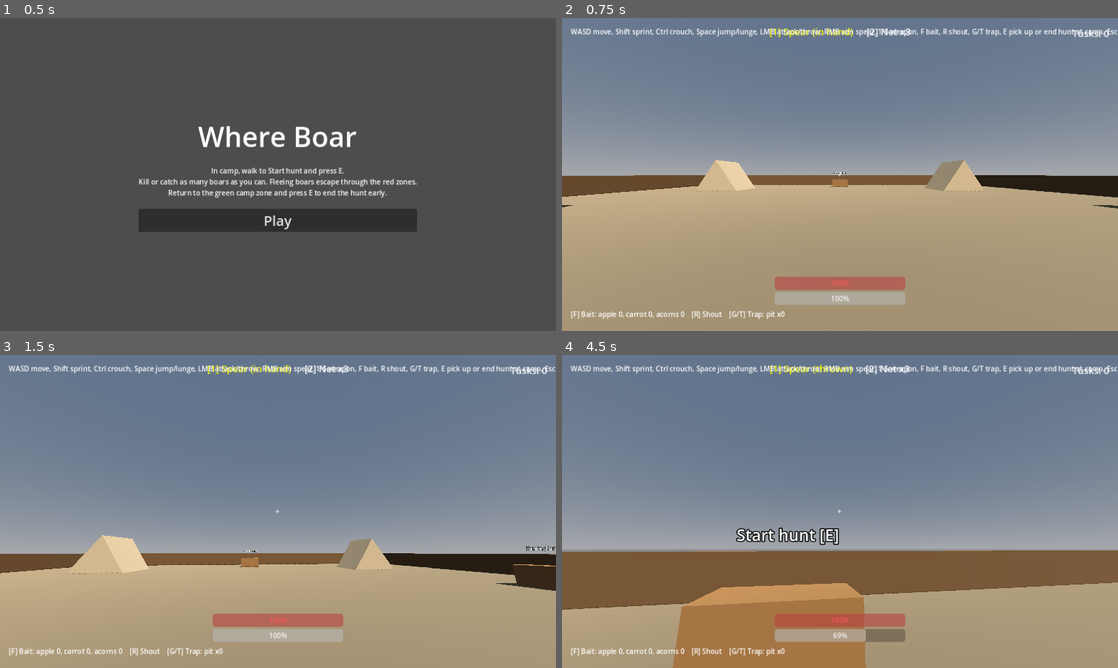
Above: before the commit, frames 1-4 (two rows, left to right).
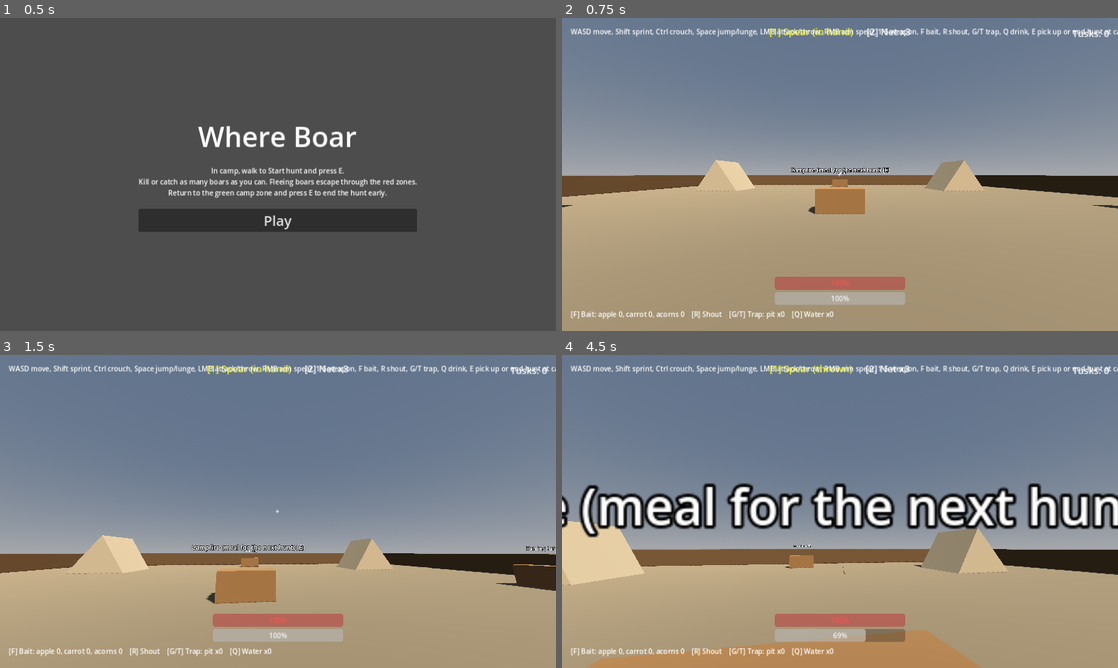
Above: after the commit, the same moments.

Repository: bageus/where-boar
Game: Godot game, scene res://game/bootstrap/app/main.tscn
Two runs of this game, one before a commit and one after it. Both use one fixed random seed, a clock stepped at 60 frames per second and the inputs below.
Inputs (mouse positions are in pixels of both pictures, inside the frame that each line leads up to):
- Up to frame 1 (0.5 s): no input
- Up to frame 2 (0.75 s): click "Play" at 0.5 s
- Up to frame 3 (1.5 s): tap Enter at 1.25 s; move the mouse to (305, 511) at 1.27 s; hold W (move_forward) from 1.28 s (still down); hold Right mouse button (aim) from 1.28 s (still down)
- Up to frame 4 (4.5 s): keep holding W (move_forward); tap Space (jump) at 1.52, 1.82, 2.27, 2.57, 3.77, 4.07 s; click (867, 511) at 1.55 s; move the mouse to (812, 511) at 2.02 s; release Right mouse button (aim) at 2.03 s; click (812, 511) at 2.1 s; tap F (bait) at 2.3 s; move the mouse to (851, 505) at 2.77 s; hold F (bait) 2.78-3.53 s; tap Ctrl (crouch) at 3.05, 3.6 s; move the mouse to (834, 517) at 3.52 s; tap R (shout) at 3.8 s; move the mouse to (878, 514) at 4.27 s; hold R (shout) from 4.28 s (still down)

Frame 1 is identical in both runs. In frame 2, 1.3% of the frame differs, in the area x 41-100%, y 3-96%; in frame 3, 1.8%; in frame 4, 30%, in the area x 0-100%, y 3-100%.

Commit message:
P3-009: campfire meals and water bag
Co-Authored-By: Claude Opus 5.5 <noreply@anthropic.com>
Claude-Session: https://claude.ai/code/session_01XSFBnjFKXLtHPaufcuGWLw

Diff:
--- a/game/features/hunter/domain/loadout.gd
+++ b/game/features/hunter/domain/loadout.gd
@@ -21,6 +21,12 @@
 ## Trap item ids in the order G cycles through them (M015).
 const TRAP_IDS := ["item_pit", "item_snare", "item_tripwire", "item_cage", "item_fence"]
 
+## Camp meals and their stamina bonus, the best first; the best one in stock is eaten (M012, ASSUMPTION).
+const MEALS := {"item_feast": 50.0, "item_roast": 35.0, "item_stew": 20.0}
+const WATER_BAG_ID := "item_water_bag"
+## Sips per hunt; the bag is refilled free in camp (ASSUMPTION).
+const WATER_SIPS := 3
+
 var spear_in_hand := true
 var nets := START_NETS
 var arrows := START_ARROWS
@@ -32,6 +38,8 @@
 var traps: Dictionary = {}
 ## Index into TRAP_IDS of the trap T places.
 var trap_index := 0
+var water_sips := 0
+var _meals: Dictionary = {}
 var _bought: Array[Weapon] = []
 
 
@@ -47,6 +55,10 @@
 	traps.clear()
 	for item_id in TRAP_IDS:
 		traps[item_id] = items.get(item_id, 0)
+	_meals.clear()
+	for item_id in MEALS:
+		_meals[item_id] = items.get(item_id, 0)
+	water_sips = WATER_SIPS if items.get(WATER_BAG_ID, 0) > 0 else 0
 
 
 func has(weapon: Weapon) -> bool:
@@ -111,3 +123,20 @@
 	traps[item_id] -= 1
 	used[item_id] = used.get(item_id, 0) + 1
 	return item_id
+
+
+## Eats the best meal in stock before a hunt; returns its stamina bonus, 0 without one.
+func eat_best_meal() -> float:
+	for item_id in MEALS:
+		if _meals[item_id] > 0:
+			_meals[item_id] -= 1
+			used[item_id] = used.get(item_id, 0) + 1
+			return MEALS[item_id]
+	return 0.0
+
+
+func drink() -> bool:
+	if water_sips == 0:
+		return false
+	water_sips -= 1
+	return true
--- a/game/features/hunter/domain/stamina.gd
+++ b/game/features/hunter/domain/stamina.gd
@@ -10,6 +10,8 @@
 ## After running dry, sprint stays locked until stamina is back to this value.
 const RECOVER_AT := 20.0
 
+## MAX plus the meal eaten before the hunt (M012).
+var max_value := MAX
 var value := MAX
 var _exhausted := false
 
@@ -20,7 +22,7 @@
 		value = maxf(0.0, value - SPRINT_COST * delta)
 		_exhausted = value == 0.0
 		return true
-	value = minf(MAX, value + REGEN * delta)
+	value = minf(max_value, value + REGEN * delta)
 	if value >= RECOVER_AT:
 		_exhausted = false
 	return false
@@ -32,3 +34,16 @@
 		return false
 	value -= LUNGE_COST
 	return true
+
+
+## A camp meal raises the maximum for this hunt and starts it full (M012).
+func eat(bonus: float) -> void:
+	max_value = MAX + bonus
+	value = max_value
+
+
+## A sip from the water bag restores stamina at once, even mid-sprint (M012).
+func drink(amount: float) -> void:
+	value = minf(max_value, value + amount)
+	if value >= RECOVER_AT:
+		_exhausted = false
--- a/game/features/hunter/public/hunter.gd
+++ b/game/features/hunter/public/hunter.gd
@@ -39,6 +39,8 @@
 const STUN_SECONDS := 1.0
 ## ASSUMPTION (D013): one shout every 2 s.
 const SHOUT_COOLDOWN := 2.0
+## Stamina one sip of water gives back (M012, ASSUMPTION).
+const WATER_STAMINA := 40.0
 
 const Weapon = Loadout.Weapon
 const WEAPON_NAMES := ["Spear", "Net", "Club", "Sling", "Bow"]
@@ -102,6 +104,9 @@
 		shout()
 	elif event.is_action_pressed("bait"):
 		_place_bait()
+	elif event.is_action_pressed("drink"):
+		if loadout.drink():
+			stamina.drink(WATER_STAMINA)
 	elif event.is_action_pressed("trap_next"):
 		loadout.cycle_trap()
 	elif event.is_action_pressed("trap_place"):
@@ -123,6 +128,13 @@
 	_health_bar.value = health.value
 	if health.is_down():
 		downed.emit()
+
+
+## Called when a hunt starts: the best camp meal is eaten for extra stamina (M012).
+func start_hunt() -> void:
+	stamina.eat(loadout.eat_best_meal())
+	_stamina_bar.max_value = stamina.max_value
+	_stamina_bar.value = stamina.value
 
 
 ## Scares boars in earshot sideways (M014); limited by a short cooldown.
@@ -258,5 +270,5 @@
 	for item_id in Loadout.BAIT_IDS:
 		bait_counts.append("%s %d" % [item_id.trim_prefix("item_"), loadout.baits.get(item_id, 0)])
 	var trap_id := loadout.selected_trap()
-	_bait_label.text = "[F] Bait: %s    [R] Shout    [G/T] Trap: %s x%d" % [
-		", ".join(bait_counts), trap_id.trim_prefix("item_"), loadout.traps.get(trap_id, 0)]
+	_bait_label.text = "[F] Bait: %s    [R] Shout    [G/T] Trap: %s x%d    [Q] Water x%d" % [
+		", ".join(bait_counts), trap_id.trim_prefix("item_"), loadout.traps.get(trap_id, 0), loadout.water_sips]
--- a/game/features/hunter/public/hunter.tscn
+++ b/game/features/hunter/public/hunter.tscn
@@ -83,7 +83,7 @@
 anchor_bottom = 1.0
 offset_left = 20.0
 offset_top = -50.0
-offset_right = 900.0
+offset_right = 1100.0
 offset_bottom = -20.0
 grow_vertical = 0
 
@@ -92,4 +92,4 @@
 offset_top = 20.0
 offset_right = 900.0
 offset_bottom = 44.0
-text = "WASD move, Shift sprint, Ctrl crouch, Space jump/lunge, LMB attack/throw, RMB aim spear, 1-5 weapon, F bait, R shout, G/T trap, E pick up or end hunt at camp, Esc free mouse"
+text = "WASD move, Shift sprint, Ctrl crouch, Space jump/lunge, LMB attack/throw, RMB aim spear, 1-5 weapon, F bait, R shout, G/T trap, Q drink, E pick up or end hunt at camp, Esc free mouse"
--- a/game/features/hunter/tests/run_hunter_tests.gd
+++ b/game/features/hunter/tests/run_hunter_tests.gd
@@ -17,6 +17,7 @@
 	failures += _check(_bought_weapons_unlock(), "bought weapons unlock; arrows run out")
 	failures += _check(_bait_strongest_first(), "bait is placed strongest first and counted as used")
 	failures += _check(_traps_cycle_and_run_out(), "traps cycle and run out")
+	failures += _check(_meal_and_water(), "best meal raises max stamina; water sips restore it")
 	print("hunter tests: %d failure(s)" % failures)
 	quit(1 if failures else 0)
 
@@ -106,3 +107,17 @@
 	loadout.cycle_trap()
 	return none and loadout.place_trap() == "item_snare" and loadout.place_trap() == "" \
 		and loadout.used == {"item_snare": 1}
+
+
+func _meal_and_water() -> bool:
+	var loadout := Loadout.new()
+	loadout.equip({"item_stew": 2, "item_feast": 1, "item_water_bag": 1})
+	var stamina := Stamina.new()
+	stamina.eat(loadout.eat_best_meal())
+	var fed := is_equal_approx(stamina.max_value, 150.0) and is_equal_approx(stamina.value, 150.0)
+	stamina.value = 0.0
+	stamina.drink(40.0)
+	for i in Loadout.WATER_SIPS:
+		loadout.drink()
+	return fed and is_equal_approx(stamina.value, 40.0) and not loadout.drink() \
+		and loadout.used == {"item_feast": 1}
--- a/game/features/settlement/public/shop_catalog.gd
+++ b/game/features/settlement/public/shop_catalog.gd
@@ -15,6 +15,10 @@
 	"item_tripwire": {"name": "Tripwire (trap)", "shop": "hunting_hut", "price": 30, "unique": false},
 	"item_cage": {"name": "Stake cage (trap)", "shop": "hunting_hut", "price": 60, "unique": false},
 	"item_fence": {"name": "Fence (trap)", "shop": "hunting_hut", "price": 35, "unique": false},
+	"item_water_bag": {"name": "Water bag", "shop": "hunting_hut", "price": 25, "unique": true},
+	"item_stew": {"name": "Herb stew (+20 stamina)", "shop": "campfire", "price": 10, "unique": false},
+	"item_roast": {"name": "Roast (+35 stamina)", "shop": "campfire", "price": 18, "unique": false},
+	"item_feast": {"name": "Feast (+50 stamina)", "shop": "campfire", "price": 25, "unique": false},
 }
 
 
--- a/game/presentation/camp/public/camp.tscn
+++ b/game/presentation/camp/public/camp.tscn
@@ -65,6 +65,11 @@
 station_id = "hunting_hut"
 title = "Hunting hut"
 
+[node name="Campfire" parent="Stations" instance=ExtResource("5_station")]
+transform = Transform3D(1, 0, 0, 0, 1, 0, 0, 0, 1, 0, 0, 0)
+station_id = "campfire"
+title = "Campfire (meal for the next hunt)"
+
 [node name="Hunter" parent="." instance=ExtResource("6_hunter")]
 transform = Transform3D(1, 0, 0, 0, 1, 0, 0, 0, 1, 0, 0.1, 8)
 
--- a/game/presentation/hunt_map/public/hunt_map.gd
+++ b/game/presentation/hunt_map/public/hunt_map.gd
@@ -40,6 +40,7 @@
 	for g in groups:
 		_spawn_group(GROUP_SIZES[g], spawns[g].position, zones)
 	_hunter.equip(items)
+	_hunter.start_hunt()
 	_hunter.interacted.connect(_on_interacted)
 	_hunter.downed.connect(_on_downed)
 	_hunter.shouted.connect(_on_shouted)
--- a/project.godot
+++ b/project.godot
@@ -85,6 +85,10 @@
 "deadzone": 0.2,
 "events": [Object(InputEventKey,"resource_local_to_scene":false,"resource_name":"","device":-1,"window_id":0,"alt_press …(191 unchanged characters)…
 }
+drink={
+"deadzone": 0.2,
+"events": [Object(InputEventKey,"resource_local_to_scene":false,"resource_name":"","device":-1,"window_id":0,"alt_pressed":false,"shift_pressed":false,"ctrl_pressed":false,"meta_pressed":false,"pressed":false,"keycode":0,"physical_keycode":81,"key_label":0,"unicode":0,"location":0,"echo":false,"script":null)]
+}
 pause={
 "deadzone": 0.2,
 "events": [Object(InputEventKey,"resource_local_to_scene":false,"resource_name":"","device":-1,"window_id":0,"alt_press …(196 unchanged characters)…
Not shown, changed: ACTIVE_TASK.md
Not shown, changed: BACKLOG.md
Not shown, changed: GAME_SPEC.md
Not shown, changed: PROJECT_STATE.md
